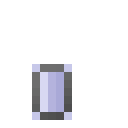
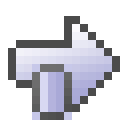
The second w=128, h=128 image is a revision of the first. Changes to its layers:
showed "navigate forward" over [8, 16, 120, 112]
